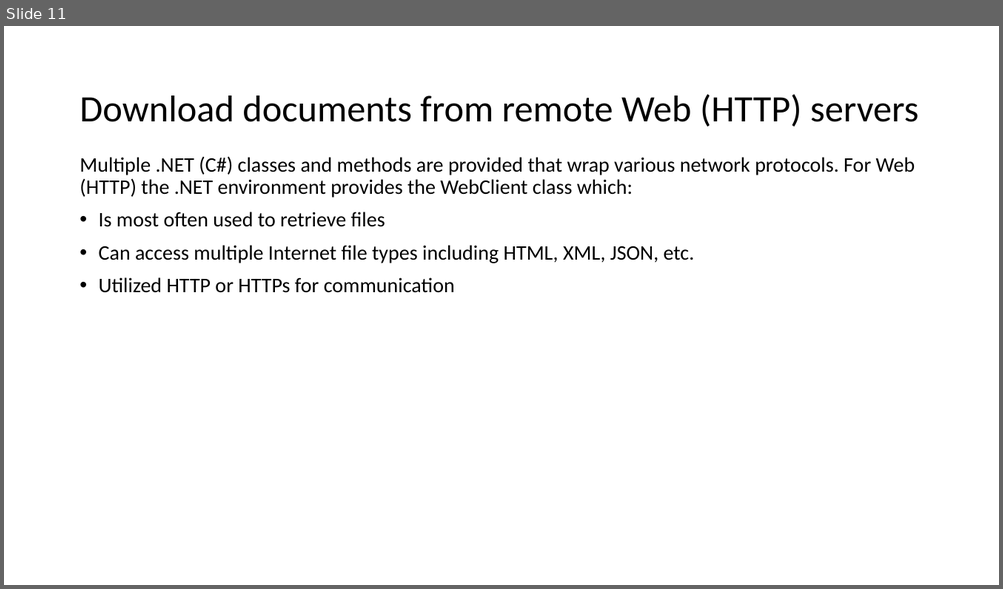
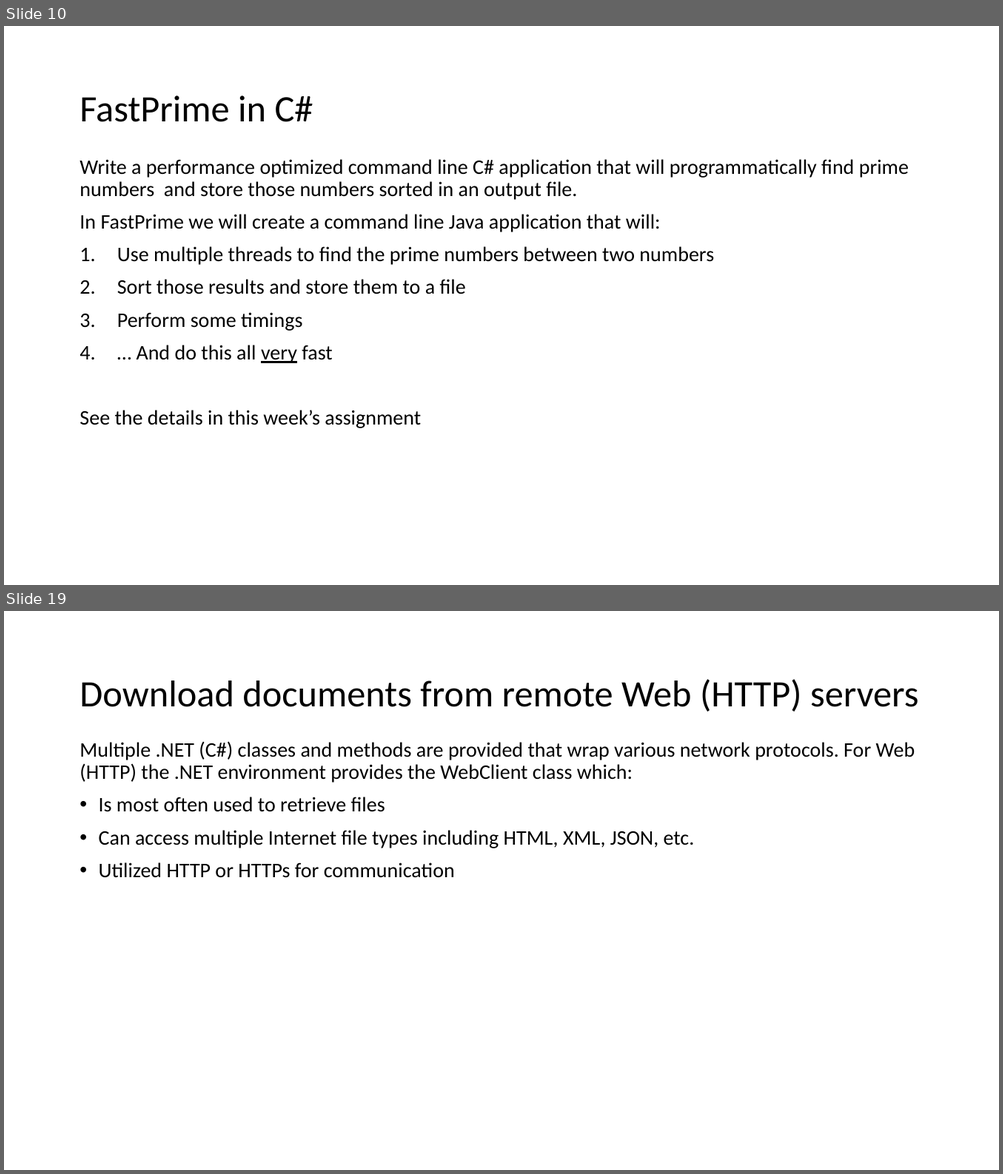
Before and after one commit to EricJPogue/www-epogue-info, a slide deck: CPSC-24500/Week08/2017SpringW08Slides.pptx. Shown one above the other, each under a label of ours: slide 11 before the commit, slides 10 and 19 after it; the slides between them are not shown. The pictures are 1003x589 and 1003x1174 pixels, drawn with LibreOffice and Linux fonts; fonts in the diff are those of the drawing. Boxes give left, top, right and bottom in pixels: in the first picture for what was removed or moved away, otherwise in the second. Text is boxed around its words. In the diff, an @@ line names an element or a change of style, - is before the commit and + after.

```diff
--- a/CPSC-24500/Week08/2017SpringW08Slides.pptx
+++ b/CPSC-24500/Week08/2017SpringW08Slides.pptx
@@ slide 10 added at (x1=4, y1=26, x2=999, y2=585), background #FFFFFF @@
@@ title added at (x1=79, y1=96, x2=313, y2=122), 36 pt, text #000000 @@
+FastPrime in C#
@@ text added at (x1=79, y1=159, x2=908, y2=429), 20 pt, text #000000 @@
+Write a performance optimized command line C# application that will programmatically find prime numbers and store those numbers sorted in an output file.
+In FastPrime we will create a command line Java application that will:
+1. Use multiple threads to find the prime numbers between two numbers
+2. Sort those results and store them to a file
+3. Perform some timings
+4. … And do this all very fast
+See the details in this week’s assignment
@@ what was slide 11 is now slide 19 @@
```
Also in this commit, not shown: 4 slides changed, 14 other slides added, 10 slides removed, 3 other files.
